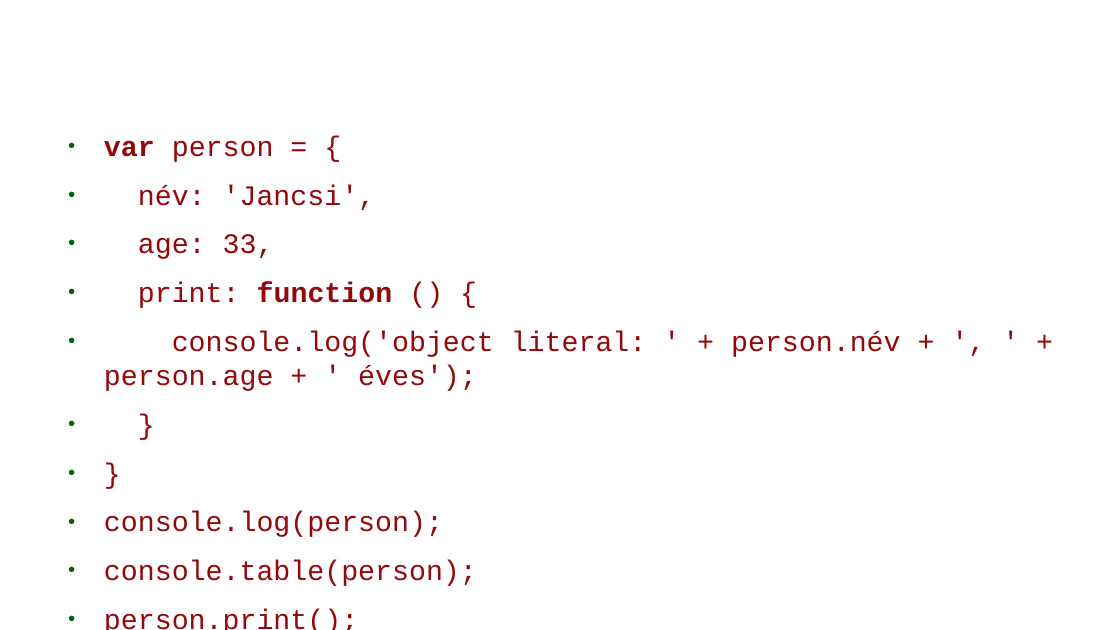
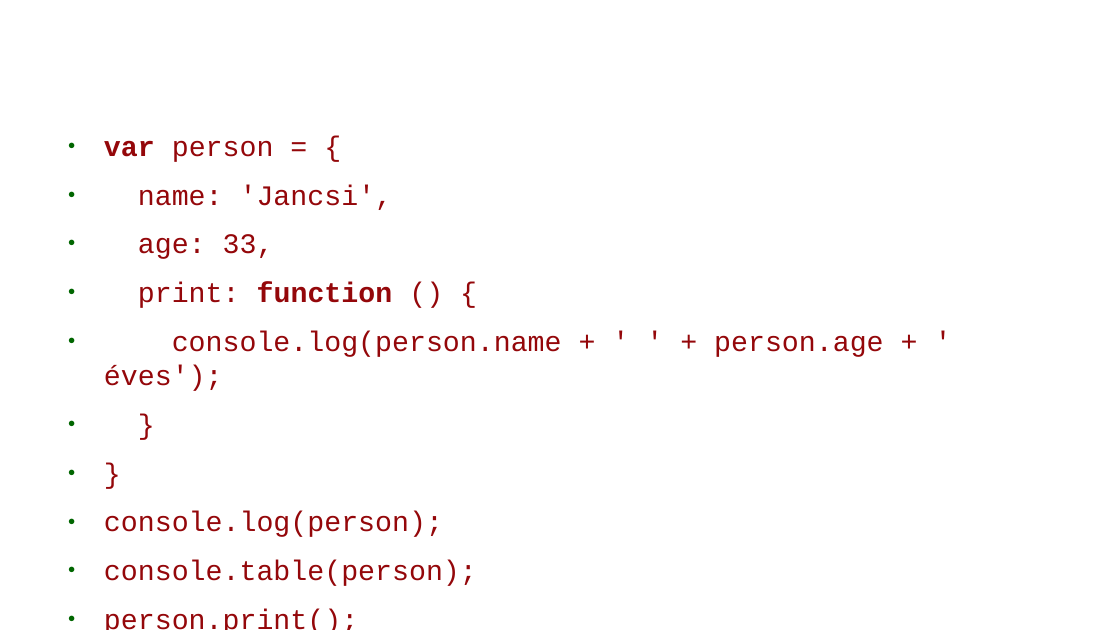
Before and after one commit to webandras/google_earth_engine_kutatas, a slide deck: slide 19 of google_earth_engine_gulacsi_andras_2018.odp (slide 23 before the commit). Drawn at 1120x630 pixels with LibreOffice and Linux fonts; fonts in the diff are those of the drawing; background and template pictures are left out. Boxes give left, top, right and bottom in pixels: in the first picture for what was removed or moved away, otherwise in the second. Text is boxed around its words. In the diff, an @@ line names an element or a change of style, - is before the commit and + after.

```diff
--- a/google_earth_engine_gulacsi_andras_2018.odp
+++ b/google_earth_engine_gulacsi_andras_2018.odp
@@ text at <box>138,185,393,210</box>: text changed @@
-● név: 'Jancsi',
+● name: 'Jancsi',
@@ text at <box>104,331,884,391</box>: text changed @@
-● console.log('object literal: ' + person.név + ', ' + person.age + ' éves');
+● console.log(person.name + ' ' + person.age + ' éves');
```
Also in this commit, not shown: 29 other slides changed, 24 slides added, 3 slides removed, 16 other files.
